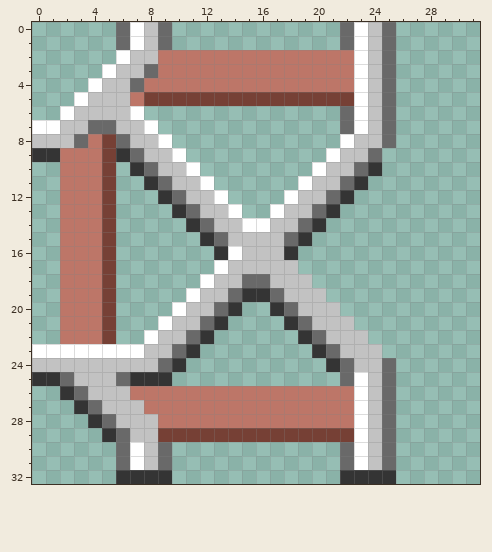
Pixel-art sprite: Assets/Images/tiles-assets/road_t4.png. That is the earlier state.
The file is 64x66 pixels, drawn in blocks of 2x2; one block is one cell here.
New version:
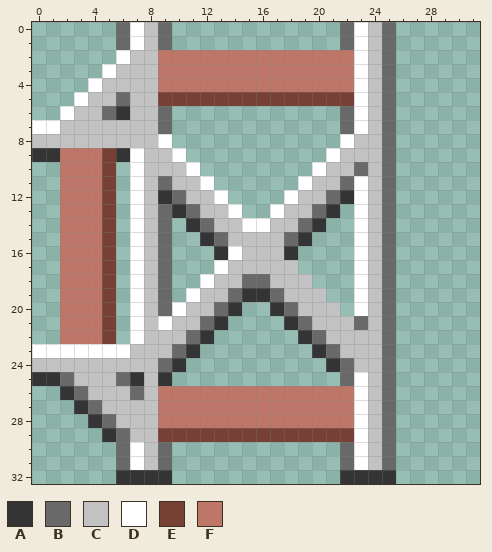
Palette (. is transparent): A #343434  B #696969  C #c2c2c2  D #ffffff  E #764035  F #bd7668
Difference:
y 3: x 8 B -> C
y 4: x 7..8 BF -> CC
y 5: x 6..8 CFE -> BCC
y 6: x 5..9 CCD.. -> BACCB
y 7: x 4..5 BB -> CC; x 8..9 D. -> CB
y 8: x 3..6 BFEB -> CCCC
y 9: x 7 B -> D; x 24..25 B. -> CB
y 10: x 7..8 AB -> DC; x 24..25 A. -> CB
y 11: x 7..8 .A -> DC; x 23..25 A.. -> DCB
y 12: x 7..8 .. -> DC; x 23..25 ... -> DCB
y 13..20: x 7..9 ... -> DCB; x 23..25 ... -> DCB
y 21: x 7..8 .. -> DC; x 23..25 ... -> BCB
y 22: x 7..8 .D -> DC; x 24..25 .. -> CB
y 23: x 7 D -> C; x 25 . -> B
y 25: x 8 A -> C
y 26: x 7..8 FF -> BC
y 27: x 8 F -> C
